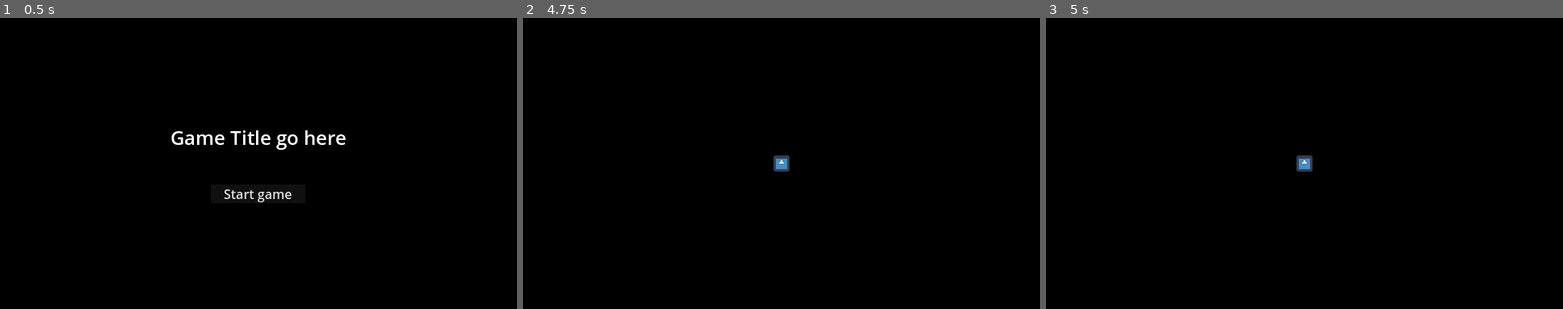
Above: before the commit, frames 1-3 (left to right).
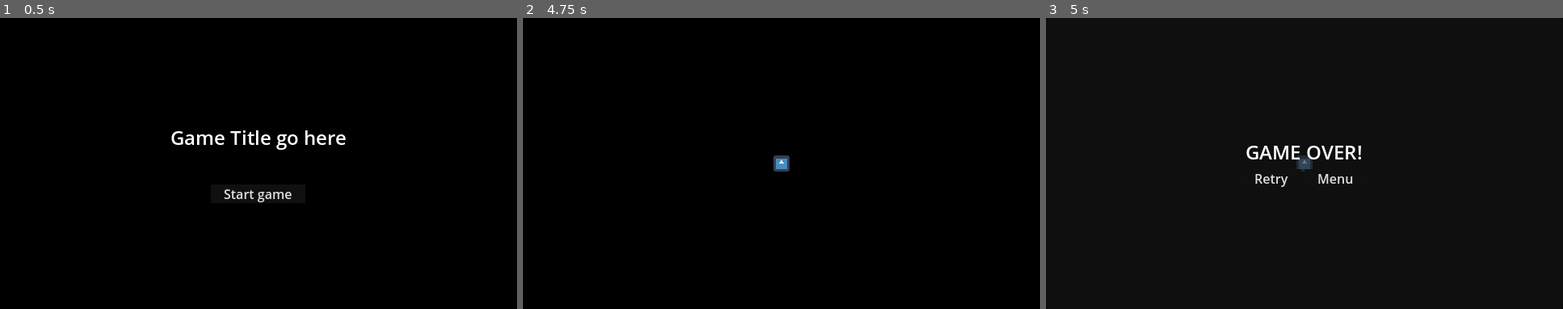
Above: after the commit, the same moments.

Repository: Enweave/pj16
Game: Godot game, scene res://Levels/System/main_menu_level.tscn
The game is run twice, just before and just after one commit, with the same random seed, the same clock (stepped at 60 frames per second) and the same inputs. The engine's default icon, where the game draws it, is replaced by a stand-in: a white triangle on a blue panel in a dark square.
Inputs:
- Up to frame 1 (0.5 s): no input
- Up to frame 2 (4.75 s): click "Start game" at 0.5 s; tap Enter at 1.25, 2.75, 4.25 s; hold D (input_MoveRight) 1.28-2.78 s; tap J (input_Fire) every 0.75 s from 1.35 to 4.35 s; tap Space (input_Jump) at 1.52, 2, 2.27, 3.5, 3.77, 4.52 s; hold A (input_MoveLeft) from 2.78 s (still down)
- Up to frame 3 (5 s): keep holding A (input_MoveLeft)

Frames 1-2 are identical in both runs. In frame 3, 0.9% of the frame differs, in the area x 38-61%, y 43-59%.

Commit message:
gameover thing

Diff:
--- /dev/null
+++ b/Actors/Traps/killz.gd
@@ -0,0 +1,11 @@
+extends Node2D
+
+func _on_area_2d_body_entered( body: Node ) -> void:
+	if body is PlayerCharacter:
+		FlowControllerAutoload.game_over()
+		return
+	if HealthComponent.FIELD_NAME in body:
+		var health_component: HealthComponent = body[HealthComponent.FIELD_NAME]
+		health_component.instakill()
+	else:
+		body.queue_free()
--- /dev/null
+++ b/Actors/Traps/killz.tscn
@@ -0,0 +1,18 @@
+[gd_scene load_steps=3 format=3 uid="uid://cymlx1q7iwg1x"]
+
+[ext_resource type="Script" path="res://Actors/Traps/killz.gd" id="1_b8ws7"]
+
+[sub_resource type="WorldBoundaryShape2D" id="WorldBoundaryShape2D_evu0g"]
+
+[node name="Killz" type="Node2D"]
+script = ExtResource("1_b8ws7")
+
+[node name="Area2D" type="Area2D" parent="."]
+collision_layer = 3
+collision_mask = 3
+
+[node name="CollisionShape2D" type="CollisionShape2D" parent="Area2D"]
+shape = SubResource("WorldBoundaryShape2D_evu0g")
+
+[connection signal="area_entered" from="Area2D" to="." method="_on_area_2d_area_entered"]
+[connection signal="body_entered" from="Area2D" to="." method="_on_area_2d_body_entered"]
--- a/Common/flow_controller_autoload.gd
+++ b/Common/flow_controller_autoload.gd
@@ -3,9 +3,11 @@
 var current_level: LevelBase
 var input_controller: InputController
 var next_level_scene_path: String = ""
-var main_menu_level_path: String  = "res://Levels/System/main_menu_level.tscn"
-var end_game_level_path: String   = "res://Levels/System/end_game_level.tscn"
+const main_menu_level_path: String  = "res://Levels/System/main_menu_level.tscn"
+const end_game_level_path: String   = "res://Levels/System/end_game_level.tscn"
+const game_over_widget_path: String = "res://UI/Widgets/gameover_widget.tscn"
 var current_pause_menu: PauseMenu
+var current_game_over_widget: GameoverWidget
 var viewport_container: SubViewportContainer
 var viewport: SubViewport
 
@@ -33,6 +35,7 @@
 
 func _on_timeout():
     viewport_container.set_visible(true)
+    get_tree().get_root().move_child(viewport_container, 0)
 
 
 func set_current_level(current_level_in: LevelBase = null):
@@ -69,8 +72,14 @@
 
 func _load_level(level_path: String):
     pause_game(false)
+    _toggle_gameover_widet(false)
     print("Loading level: " + level_path)
-    await(current_level.call_deferred("queue_free"))
+
+    if current_level == null:
+        # get current scene
+        get_tree().get_current_scene().call_deferred("queue_free")
+    else:
+        await(current_level.call_deferred("queue_free"))
     var level: Node = load(level_path).instantiate()
     viewport.add_child(level)
 
@@ -93,6 +102,21 @@
         get_tree().get_root().add_child(current_pause_menu)
 
 
+func _toggle_gameover_widet(show: bool):
+    if current_game_over_widget != null:
+        await current_game_over_widget.call_deferred("queue_free")
+        current_game_over_widget = null
+    if show:
+        current_game_over_widget = load(game_over_widget_path).instantiate()
+        current_game_over_widget.process_mode = Node.PROCESS_MODE_ALWAYS
+        get_tree().get_root().add_child(current_game_over_widget)
+
+
+func game_over():
+    get_tree().paused = true
+    _toggle_gameover_widet(true)
+
+
 func pause_game(pause: bool):
     add_remove_pause_menu(pause)
     if pause:
--- a/Levels/Sandbox/test_1.tscn
+++ b/Levels/Sandbox/test_1.tscn
@@ -1,7 +1,8 @@
-[gd_scene load_steps=6 format=3 uid="uid://icqjxc7bco31"]
+[gd_scene load_steps=7 format=3 uid="uid://icqjxc7bco31"]
 
 [ext_resource type="Script" path="res://Common/level_base.gd" id="1_5nkw1"]
 [ext_resource type="PackedScene" uid="uid://cax7o3s63lcar" path="res://Actors/Characters/Player/player_character.tscn" id="2_1bqeb"]
+[ext_resource type="PackedScene" uid="uid://cymlx1q7iwg1x" path="res://Actors/Traps/killz.tscn" id="3_tmona"]
 
 [sub_resource type="RectangleShape2D" id="RectangleShape2D_kug8u"]
 size = Vector2(34.5, 22.25)
@@ -41,3 +42,6 @@
 [node name="CollisionShape2D5" type="CollisionShape2D" parent="StaticBody2D"]
 position = Vector2(251, -212)
 shape = SubResource("RectangleShape2D_fyp3o")
+
+[node name="Killz" parent="." instance=ExtResource("3_tmona")]
+position = Vector2(-42, 263)
--- /dev/null
+++ b/UI/Widgets/gameover_widget.gd
@@ -0,0 +1,10 @@
+extends Control
+
+class_name GameoverWidget
+
+func _on_button_retry_pressed() -> void:
+    FlowControllerAutoload.restart_level()
+
+
+func _on_button_menu_pressed() -> void:
+    FlowControllerAutoload.load_main_menu()
--- /dev/null
+++ b/UI/Widgets/gameover_widget.tscn
@@ -0,0 +1,55 @@
+[gd_scene load_steps=2 format=3 uid="uid://dj52muvd5ufkn"]
+
+[ext_resource type="Script" path="res://UI/Widgets/gameover_widget.gd" id="1_r6xaj"]
+
+[node name="GameoverWidget" type="Control"]
+layout_mode = 3
+anchors_preset = 15
+anchor_right = 1.0
+anchor_bottom = 1.0
+grow_horizontal = 2
+grow_vertical = 2
+script = ExtResource("1_r6xaj")
+
+[node name="Panel" type="Panel" parent="."]
+layout_mode = 1
+anchors_preset = 15
+anchor_right = 1.0
+anchor_bottom = 1.0
+grow_horizontal = 2
+grow_vertical = 2
+
+[node name="MarginContainer" type="MarginContainer" parent="Panel"]
+layout_mode = 1
+anchors_preset = 15
+anchor_right = 1.0
+anchor_bottom = 1.0
+grow_horizontal = 2
+grow_vertical = 2
+
+[node name="VBoxContainer" type="VBoxContainer" parent="Panel/MarginContainer"]
+layout_mode = 2
+size_flags_horizontal = 4
+size_flags_vertical = 4
+
+[node name="Label" type="Label" parent="Panel/MarginContainer/VBoxContainer"]
+layout_mode = 2
+theme_override_font_sizes/font_size = 24
+text = "GAME OVER!"
+horizontal_alignment = 1
+
+[node name="VBoxContainer" type="HBoxContainer" parent="Panel/MarginContainer/VBoxContainer"]
+layout_mode = 2
+
+[node name="ButtonRetry" type="Button" parent="Panel/MarginContainer/VBoxContainer/VBoxContainer"]
+unique_name_in_owner = true
+layout_mode = 2
+text = "Retry"
+
+[node name="ButtonMenu" type="Button" parent="Panel/MarginContainer/VBoxContainer/VBoxContainer"]
+unique_name_in_owner = true
+layout_mode = 2
+text = "Menu"
+
+[connection signal="pressed" from="Panel/MarginContainer/VBoxContainer/VBoxContainer/ButtonRetry" to="." method="_on_button_retry_pressed"]
+[connection signal="pressed" from="Panel/MarginContainer/VBoxContainer/VBoxContainer/ButtonMenu" to="." method="_on_button_menu_pressed"]
